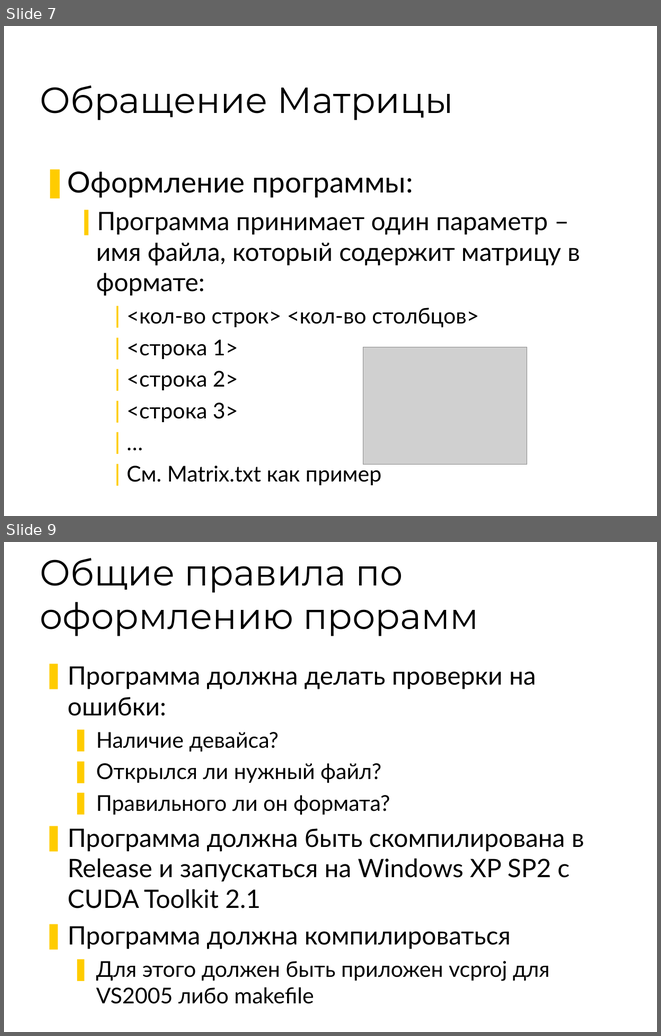
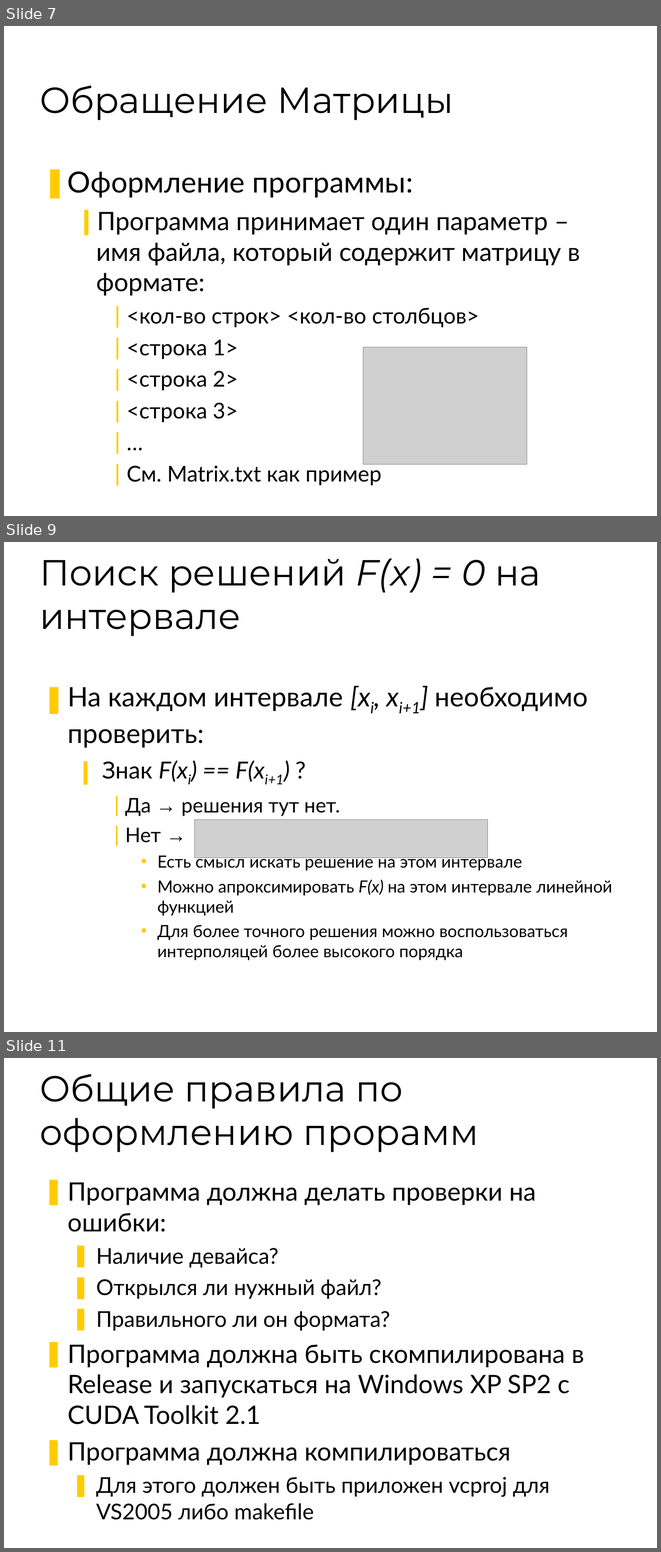
Before and after one commit to 7633/msu-cuda-course, a slide deck: Assignments/1/Assignment - 1.ppt. Shown one above the other, each under a label of ours: slides 7 and 9 before the commit, slides 7, 9 and 11 after it; the slides between them are not shown. The pictures are 661x1036 and 661x1552 pixels, drawn with LibreOffice and Linux fonts; fonts in the diff are those of the drawing; grey boxes stand for pictures; background and template pictures are left out. Boxes give left, top, right and bottom in pixels: in the first picture for what was removed or moved away, otherwise in the second. Text is boxed around its words. In the diff, an @@ line names an element or a change of style, - is before the commit and + after.

```diff
--- a/Assignments/1/Assignment - 1.ppt
+++ b/Assignments/1/Assignment - 1.ppt
@@ slide 9 added at (x1=4, y1=542, x2=657, y2=1032), background #FFFFFF @@
@@ title added at (x1=40, y1=558, x2=540, y2=636), 40 pt, text #000000 @@
+Поиск решений F(x) = 0 на интервале
@@ text added at (x1=68, y1=687, x2=612, y2=960), 18.5 pt, text #000000 @@
+❚ На каждом интервале [xi, xi+1] необходимо проверить:
+  ❙ Знак F(xi) == F(xi+1) ?
+    ❘ Да → решения тут нет.
+    ❘ Нет →
+      • Есть смысл искать решение на этом интервале
+      • Можно апроксимировать F(x) на этом интервале линейной функцией
+      • Для более точного решения можно воспользоваться интерполяцей более высокого порядка
@@ picture added at (x1=195, y1=820, x2=488, y2=857) @@
@@ what was slide 9 is now slide 11 @@
```
Also in this commit, not shown: 1 slide changed, 2 other slides added.
